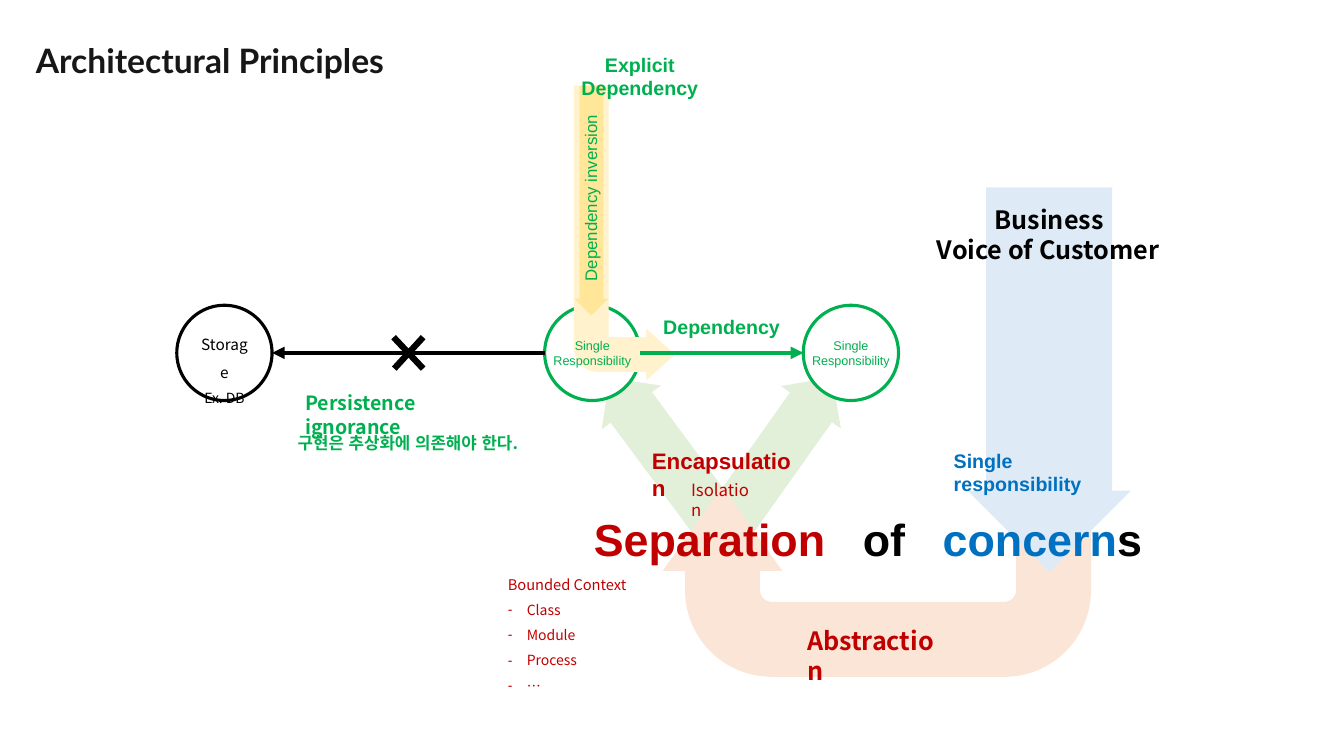
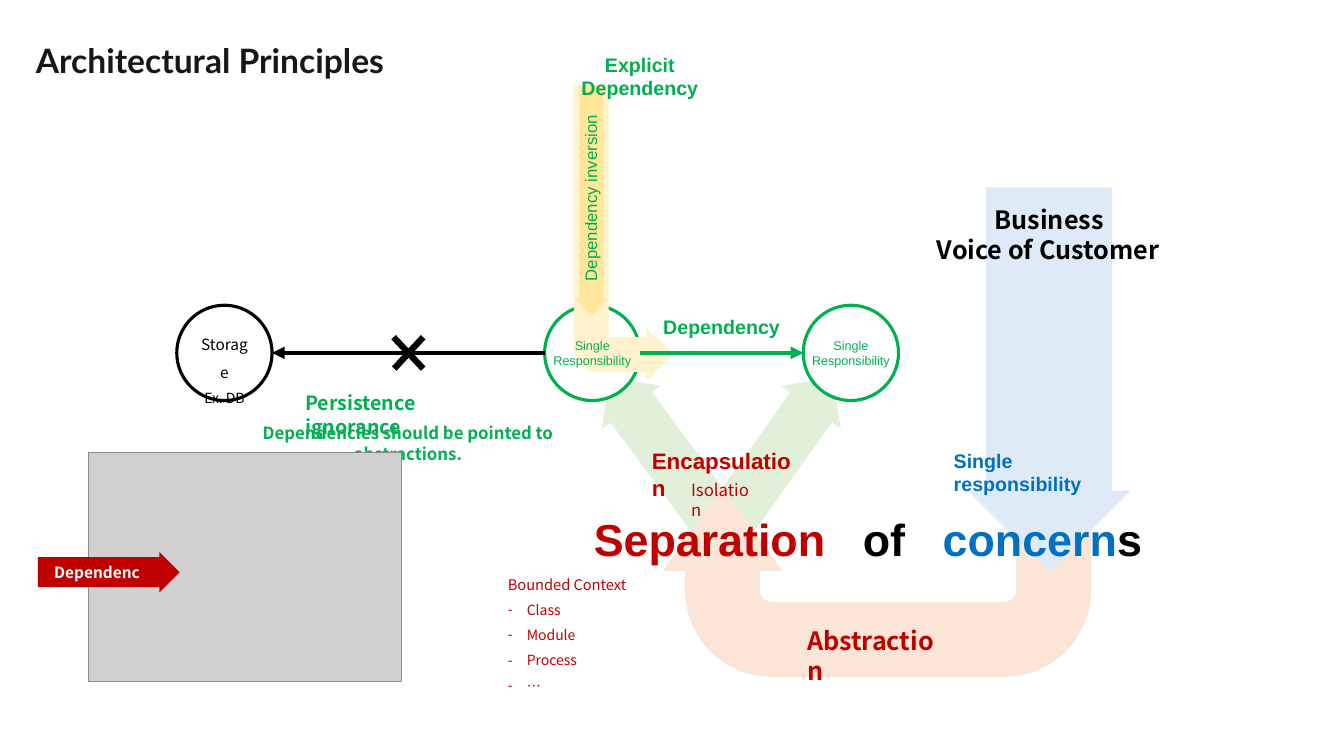
Before and after one commit to hhko/Learning, a slide deck: slide 1 of ArchitecturalPrinciples.pptx. Drawn at 1344x756 pixels with LibreOffice and Linux fonts; fonts in the diff are those of the drawing; grey boxes stand for pictures. Boxes give left, top, right and bottom in pixels: in the first picture for what was removed or moved away, otherwise in the second. Text is boxed around its words. In the diff, an @@ line names an element or a change of style, - is before the commit and + after.

```diff
--- a/ArchitecturalPrinciples.pptx
+++ b/ArchitecturalPrinciples.pptx
@@ text at bbox=[263, 422, 553, 465]: text changed @@
-구현은 추상화에 의존해야 한다.
+Dependencies should be pointed to abstractions.
@@ picture added at bbox=[89, 453, 401, 683] @@
@@ right arrow added at bbox=[38, 554, 178, 591], fill #C00000, outline #C00000 1 pt @@
@@ text added at bbox=[44, 558, 156, 587], 11 pt, text #FFFFFF, bold @@
+Dependency
```
Also in this commit, not shown: 1 other file.
